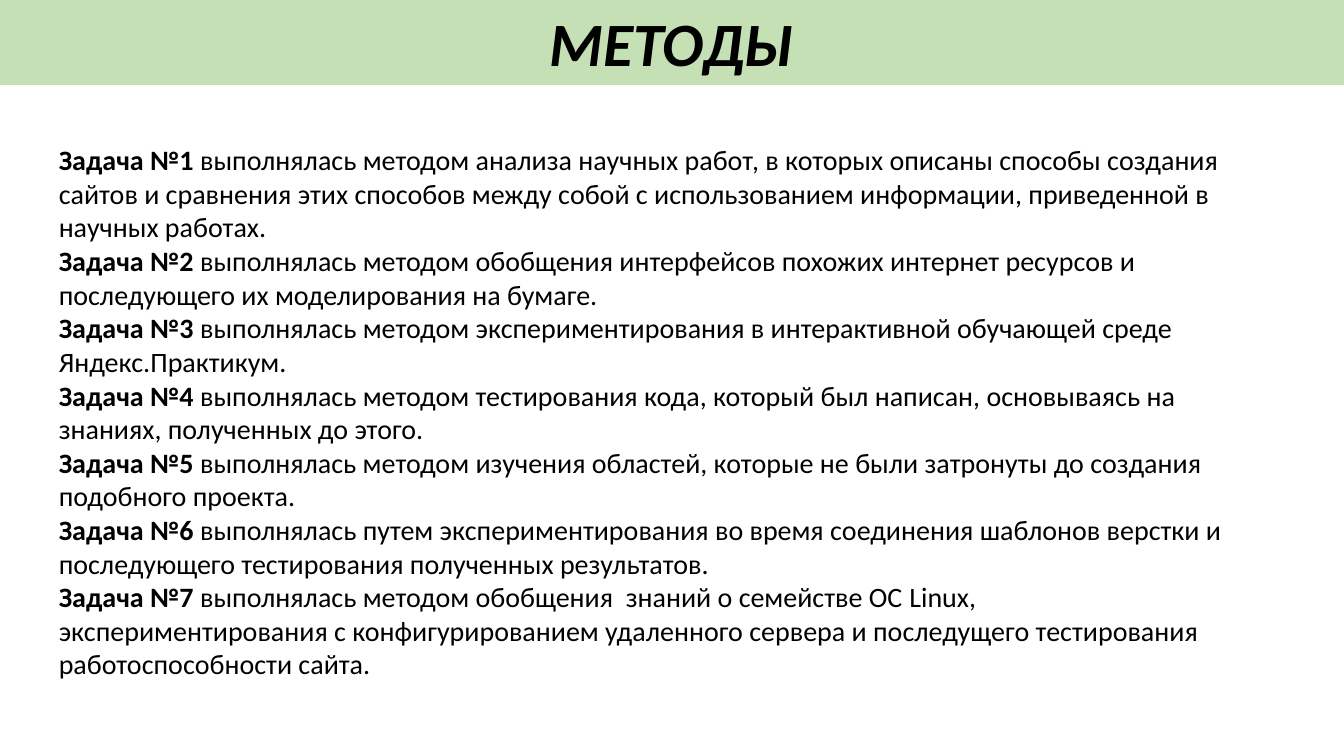
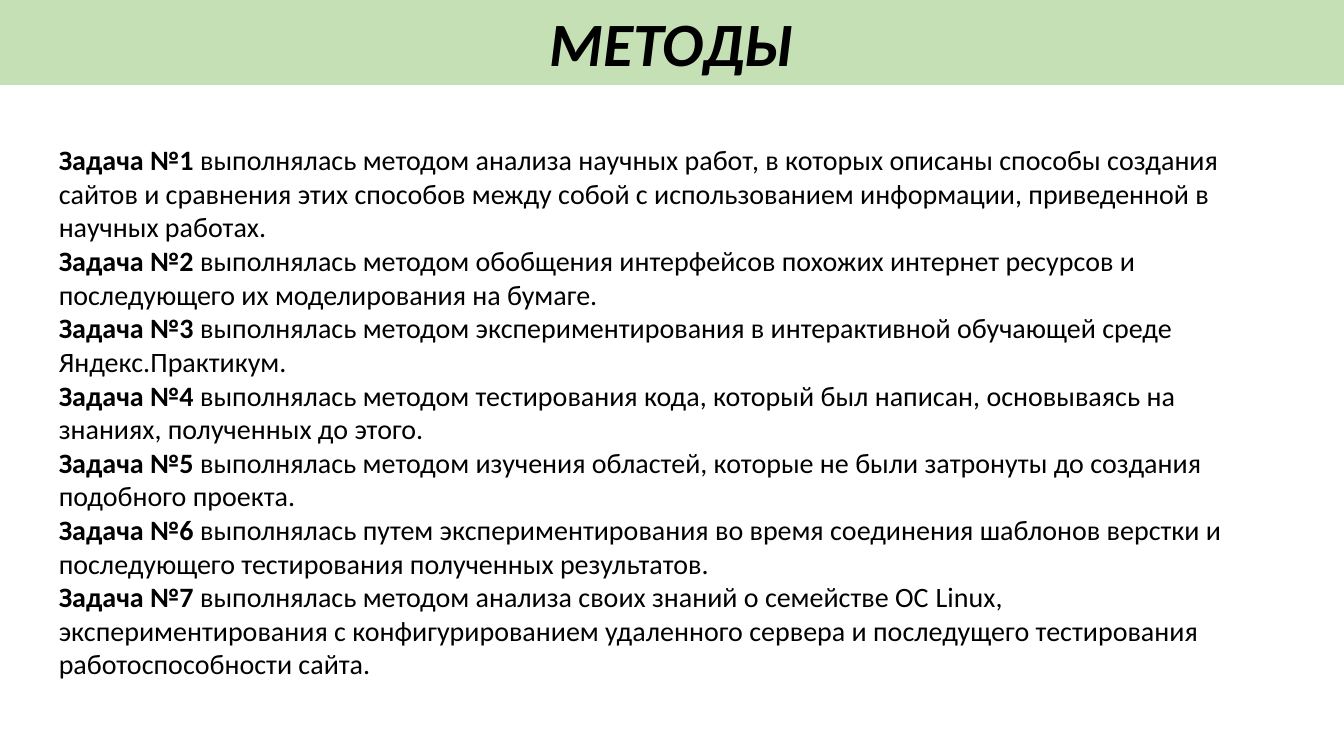
Before and after one commit to Wayodeni/schoolproject-docs, a slide deck: slide 3 of protection/new-style/Свиридов Лев 11Ф Защита проекта.pptx. Drawn at 1344x756 pixels with LibreOffice and Linux fonts; fonts in the diff are those of the drawing. Boxes give left, top, right and bottom in pixels: in the first picture for what was removed or moved away, otherwise in the second. Text is boxed around its words. In the diff, an @@ line names an element or a change of style, - is before the commit and + after.

```diff
--- a/protection/new-style/Свиридов Лев 11Ф Защита проекта.pptx
+++ b/protection/new-style/Свиридов Лев 11Ф Защита проекта.pptx
@@ text at (59, 587, 1198, 679): text changed @@
-Задача №7 выполнялась методом обобщения знаний о семействе ОС Linux, экспериментирования с конфигурированием удаленного сервера и последущего тестирования работоспособности сайта.
+Задача №7 выполнялась методом анализа своих знаний о семействе ОС Linux, экспериментирования с конфигурированием удаленного сервера и последущего тестирования работоспособности сайта.
```
Also in this commit, not shown: 1 other slide changed, 4 slides added, 1 slide removed, 7 other files.
